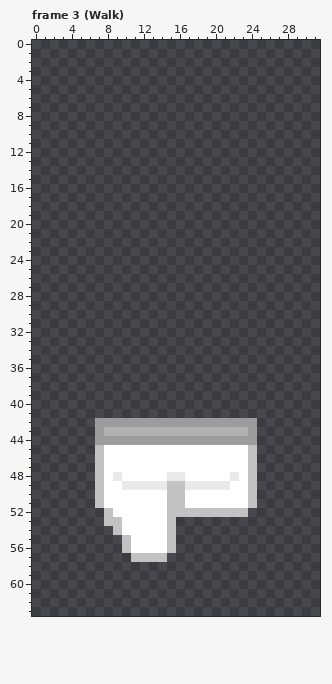
Pixel-art file: Assets/Sprites/Player/Back/Clothes/Legs.aseprite. Above, as it was before the edit.
32x64 pixels, 3 frames. Shown: frame 3 (Walk). The commit also changed other frames, which this record leaves out.
And afterwards:
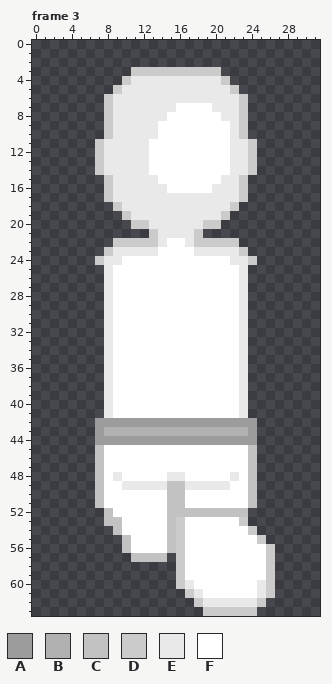
Palette (. is transparent): A #9c9c9c  B #b1b1b1  C #c2c2c2  D #cbcbcb  E #e9e9e9  F #ffffff
The edit:
layer "Layer 1" now shown
Frame 3, layer "Layer 1":
y 3: x 11..20 .......... -> DDDDDDDDDD
y 4: x 10..21 ............ -> DEEEEEEEEEED
y 5: x 9..22 .............. -> DEEEEEEEEEEEED
y 6: x 8..23 ................ -> DEEEEEEEEEEEEEED
y 7: x 8..23 ................ -> DEEEEEEEFFFFEEED
y 8: x 8..23 ................ -> DEEEEEEFFFFFFEED
y 9..10: x 8..23 ................ -> DEEEEEFFFFFFFFED
y 11..14: x 7..24 .................. -> DEEEEEFFFFFFFFFEED
y 15: x 8..23 ................ -> DEEEEEFFFFFFFEED
y 16: x 8..23 ................ -> DEEEEEEFFFFFEEED
y 17: x 8..23 ................ -> DEEEEEEEEEEEEEED
y 18: x 9..22 .............. -> DEEEEEEEEEEEED
y 19: x 10..21 ............ -> DEEEEEEEEEED
y 20: x 11..20 .......... -> DDEEEEEEDD
y 21: x 13..18 ...... -> DEEEED
y 22: x 9..22 .............. -> DDDDDEFFEDDDDD
y 23: x 8..23 ................ -> DEEEEEFFFFEEEEED
y 24: x 7..24 .................. -> DEEFFFFFFFFFFFFEED
y 25..41: x 8..23 ................ -> EFFFFFFFFFFFFFFE
y 53: x 16..23 ........ -> DFFFFFFD
y 54: x 16..24 ......... -> DFFFFFFFD
y 55: x 16..25 .......... -> DFFFFFFFFD
y 56..59: x 16..26 ........... -> DFFFFFFFFFD
y 60: x 16..26 ........... -> DEFFFFFFFED
y 61: x 17..26 .......... -> DEFFFFFFED
y 62: x 18..25 ........ -> DEEEEEED
y 63: x 19..24 ...... -> DDDDDD
Where, in picture pixels (left, top, right, bottom), the same in both pictures:
added: (95, 67, 257, 418)
added: (176, 517, 275, 616)
